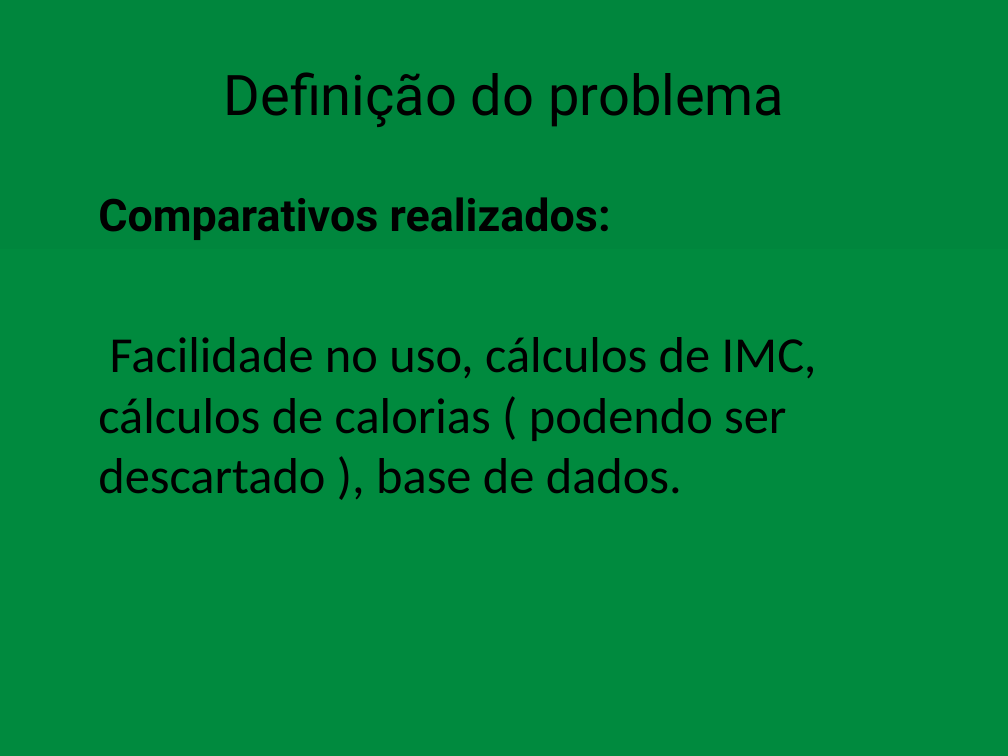
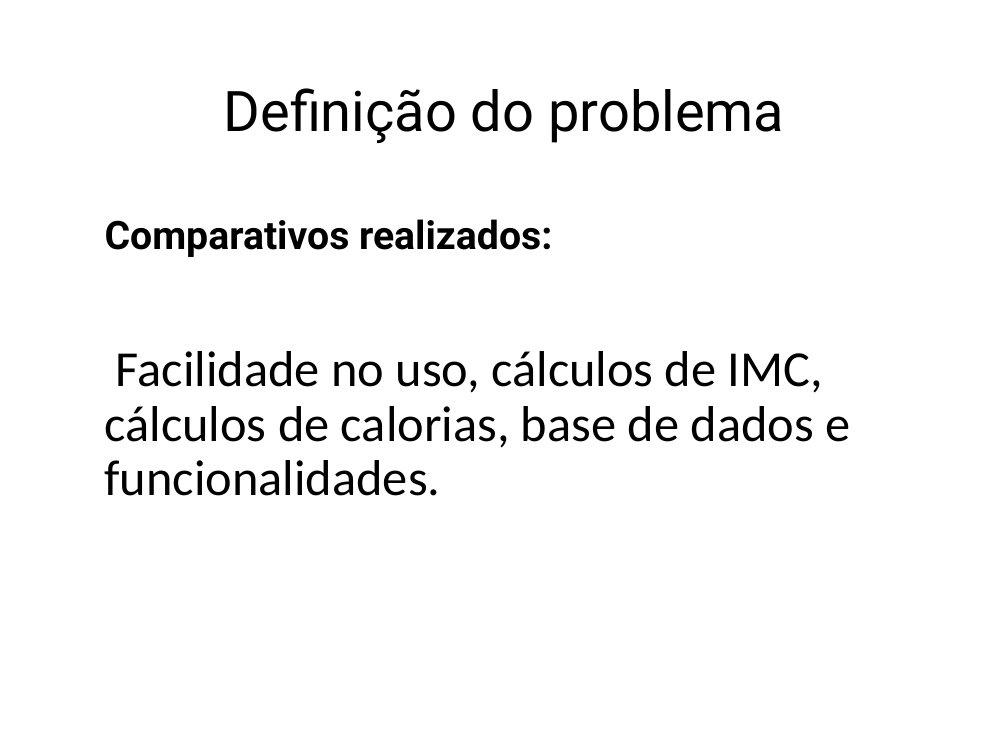
Before and after one commit to LeonDias1989/Kcal-Control, a slide deck: slide 6 of Kcal Control.pptx (slide 9 before the commit). Drawn at 1008x756 pixels with LibreOffice and Linux fonts; fonts in the diff are those of the drawing. Boxes give left, top, right and bottom in pixels: in the first picture for what was removed or moved away, otherwise in the second. Text is boxed around its words. In the diff, an @@ line names an element or a change of style, - is before the commit and + after.

```diff
--- a/Kcal Control.pptx
+++ b/Kcal Control.pptx
@@ background gradient #00863D to #008A3E to #FFFFFF @@
@@ title "Definição do problema": place and size @@
-title "Definição do problema" at box(224, 72, 784, 127)
+title "Definição do problema" at box(224, 88, 784, 143)
@@ title "Definição do problema" at box(224, 88, 784, 143): line spacing 1 to 0.9 @@
@@ text "Comparativos realizados:": place and size @@
-text "Comparativos realizados:" at box(98, 197, 817, 494)
+text "Comparativos realizados:" at box(105, 219, 850, 496)
@@ text at box(105, 219, 552, 257): size 32 to 28 pt in "Comparativos realizados:"; indent changed; line spacing 1 to 0.9; more space between paragraphs @@
@@ text at box(105, 351, 850, 496): text changed @@
-Facilidade no uso, cálculos de IMC, cálculos de calorias ( podendo ser descartado ), base de dados.
+Facilidade no uso, cálculos de IMC, cálculos de calorias, base de dados e funcionalidades.
```
Also in this commit, not shown: 15 other slides changed, 13 slides added, 6 slides removed, 1 other file.
